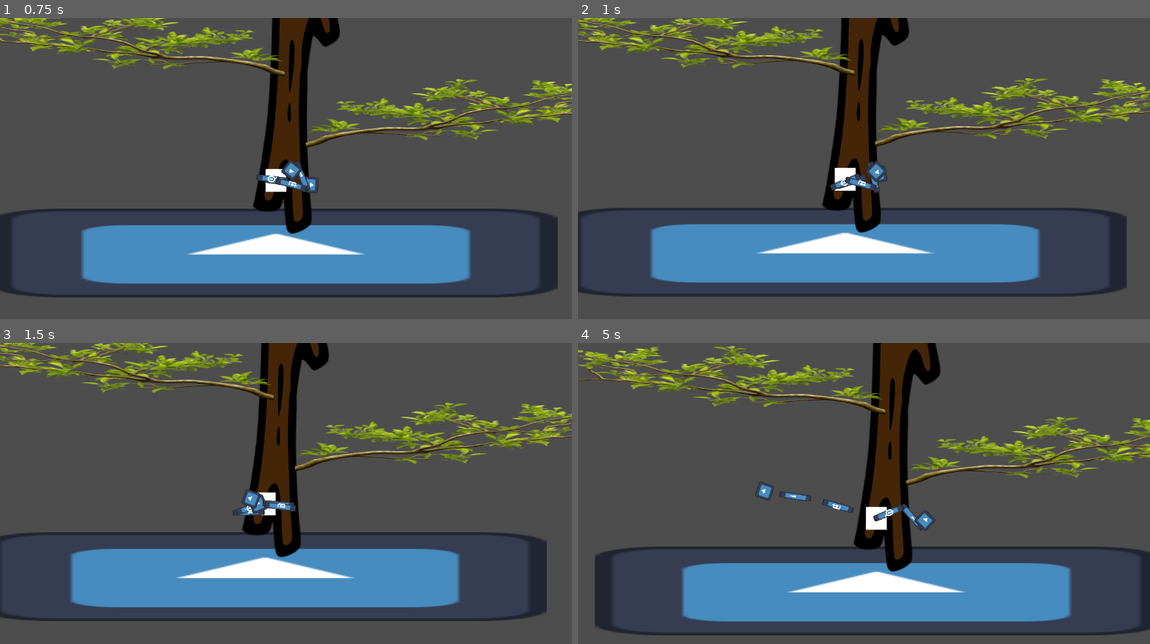
Above: before the commit, frames 1-4 (two rows, left to right).
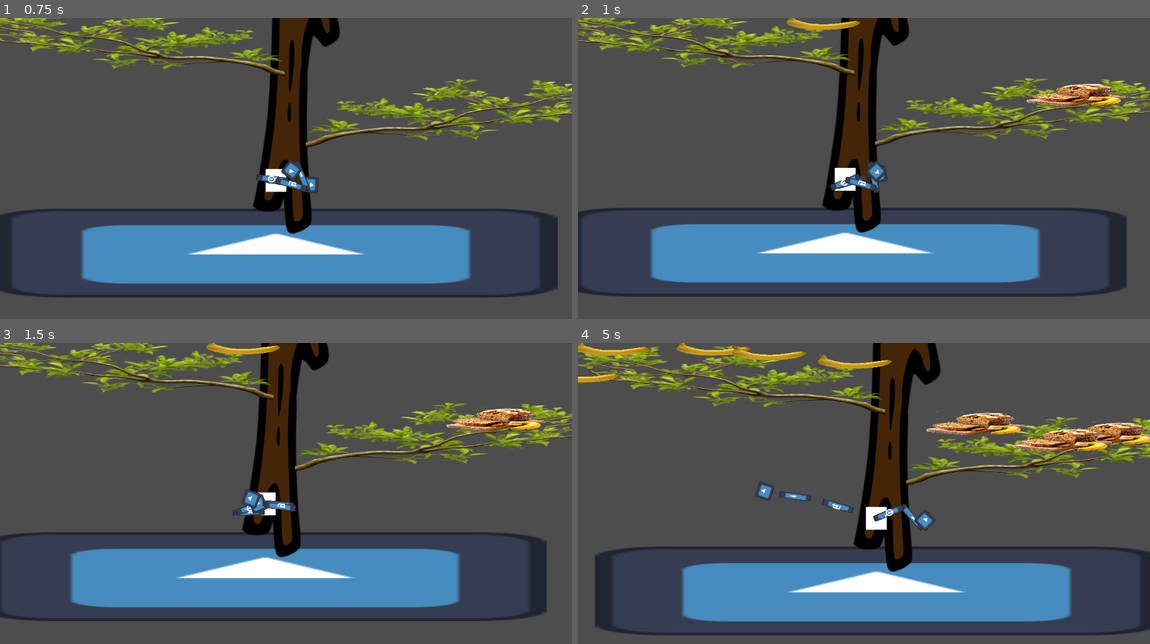
Above: after the commit, the same moments.

Repository: xjalder/banana-bar-bistro
Game: Godot game, scene res://map/map.tscn
Two runs of this game, one before a commit and one after it. Both use one fixed random seed, a clock stepped at 60 frames per second and the inputs below. The engine's default icon, where the game draws it, is replaced by a stand-in: a white triangle on a blue panel in a dark square.
Inputs (mouse positions are in pixels of both pictures, inside the frame that each line leads up to):
- Up to frame 1 (0.75 s): move the mouse to (411, 162) at 0.52 s; hold E (right_arm) from 0.53 s (still down); hold S (crouch) from 0.53 s (still down)
- Up to frame 2 (1 s): keep holding E (right_arm); keep holding S (crouch)
- Up to frame 3 (1.5 s): move the mouse to (171, 520) at 1.27 s; release E (right_arm) at 1.28 s; release S (crouch) at 1.28 s; hold Q (left_arm) from 1.28 s (still down); tap M (spawn_monkey) at 1.35 s
- Up to frame 4 (5 s): move the mouse to (921, 433) at 2.02 s; release Q (left_arm) at 2.03 s; hold S (crouch) 2.03-2.78 s; hold E (right_arm) 2.03-3.53 s; move the mouse to (835, 568) at 2.77 s; tap M (spawn_monkey) at 2.85, 4.35 s; move the mouse to (1035, 550) at 3.52 s; hold S (crouch) 3.53-4.28 s; hold Q (left_arm) from 3.53 s (still down); move the mouse to (692, 454) at 4.27 s

Frame 1 is identical in both runs. In frame 2, 1.1% of the frame differs, in the area x 36-96%, y 0-30%; in frame 3, 1.1%; in frame 4, 3.5%, in the area x 0-100%, y 0-37%.

Commit message:
Implemented fruit spawning

Diff:
--- a/logic/enums.gd
+++ b/logic/enums.gd
@@ -1,3 +1,5 @@
 extends Node
 
 enum ArmType {Left, Right}
+
+enum Growables {None, Banana, Bread, Ice, Milk}
--- a/map/branch.tscn
+++ b/map/branch.tscn
@@ -2,18 +2,25 @@
 
 [ext_resource type="Script" uid="uid://ddy2f7g3os7wd" path="res://player/swingable.gd" id="1_s26d4"]
 [ext_resource type="Texture2D" uid="uid://bk0lceil3gipo" path="res://assets/tree-branch-isolated-on-transparent-background_png.png.png" id="2_oyam4"]
+[ext_resource type="Script" uid="uid://1ga77stsguuq" path="res://map/spawner.gd" id="3_oyam4"]
 
 [sub_resource type="RectangleShape2D" id="RectangleShape2D_1yi38"]
 
-[node name="Area2D" type="Area2D" unique_id=1836666708]
-scale = Vector2(2.92, 0.88)
+[node name="Branch" type="Node2D" unique_id=908753985 node_paths=PackedStringArray("branch_sprite")]
+script = ExtResource("3_oyam4")
+growable = 1
+branch_sprite = NodePath("Swingable/Sprite2D")
+capacity = 10
+regrow_speed = 1
+
+[node name="Swingable" type="Area2D" parent="." unique_id=1836666708]
 collision_layer = 8
 collision_mask = 4
 script = ExtResource("1_s26d4")
 
-[node name="Sprite2D" type="Sprite2D" parent="." unique_id=2066024036]
+[node name="Sprite2D" type="Sprite2D" parent="Swingable" unique_id=2066024036]
 texture = ExtResource("2_oyam4")
 
-[node name="CollisionShape2D" type="CollisionShape2D" parent="." unique_id=291628030]
+[node name="CollisionShape2D" type="CollisionShape2D" parent="Swingable" unique_id=291628030]
 scale = Vector2(20.160002, 9.080001)
 shape = SubResource("RectangleShape2D_1yi38")
--- a/map/map.tscn
+++ b/map/map.tscn
@@ -13,15 +13,15 @@
 z_index = 1
 walkspeed = 40.0
 
-[node name="StaticBody2D" type="StaticBody2D" parent="." unique_id=1716734742]
+[node name="Floor" type="StaticBody2D" parent="." unique_id=1716734742]
 position = Vector2(0, 366)
 scale = Vector2(17.720003, 2.8)
 collision_mask = 0
 
-[node name="Sprite2D" type="Sprite2D" parent="StaticBody2D" unique_id=1011172669]
+[node name="Sprite2D" type="Sprite2D" parent="Floor" unique_id=1011172669]
 texture = ExtResource("2_7lyie")
 
-[node name="CollisionShape2D" type="CollisionShape2D" parent="StaticBody2D" unique_id=1144853885]
+[node name="CollisionShape2D" type="CollisionShape2D" parent="Floor" unique_id=1144853885]
 scale = Vector2(5.640002, 5.880001)
 shape = SubResource("RectangleShape2D_1cmj6")
 
--- /dev/null
+++ b/map/spawner.gd
@@ -0,0 +1,70 @@
+class_name Spawner extends Node2D
+
+@export var growable : Enums.Growables
+@export var branch_sprite : Sprite2D
+@export var capacity : int
+@export var regrow_speed : int
+
+var regrow_timer : Timer
+var texture : Texture
+var num_fruits : int
+var bound_blocks : Array[Rect2]
+var current_block: int = randi_range(0,2)
+
+var growable_textures : Dictionary[Enums.Growables, Texture] = {
+	Enums.Growables.Banana: preload("res://assets/banana hut/banana.png"),
+	Enums.Growables.Bread: preload("res://assets/banana hut/banana_bread.png"),
+	Enums.Growables.Milk: preload("res://assets/banana hut/smoothie.png"),
+	Enums.Growables.Ice: preload("res://assets/banana hut/banana.png")
+}
+
+func _ready() -> void:
+	if growable == Enums.Growables.None:
+		return
+
+	texture = growable_textures.get(growable)
+
+	var full := branch_sprite.get_rect()
+	var margin := 30.0
+	var padded := Rect2(
+		full.position.x + margin,
+		full.position.y + margin,
+		full.size.x - margin * 2,
+		full.size.y - margin * 2
+	)
+
+	var section_w := padded.size.x / 3.0
+	for i in range(3):
+		var block := Rect2(
+			padded.position.x + section_w * i,  # offset each third
+			padded.position.y,
+			section_w,
+			padded.size.y * 0.5
+		)
+		bound_blocks.append(block)
+
+	regrow_timer = Timer.new()
+	regrow_timer.wait_time = regrow_speed
+	regrow_timer.autostart = false
+	regrow_timer.one_shot = false
+	regrow_timer.timeout.connect(_regrow)
+	add_child(regrow_timer)
+
+	regrow_timer.start()
+
+func _regrow() -> void:
+	var box: Rect2 = bound_blocks[current_block]
+	current_block = (current_block + 1) % bound_blocks.size()
+
+	var fruit := Sprite2D.new()
+	fruit.texture = texture
+	fruit.scale *= 0.05
+	fruit.position = Vector2(
+		randf_range(box.position.x, box.position.x + box.size.x),
+		randf_range(box.position.y, box.position.y + box.size.y)
+	)
+	add_child(fruit)
+
+	num_fruits += 1
+	if num_fruits >= capacity:
+		regrow_timer.stop()
--- a/map/tree.tscn
+++ b/map/tree.tscn
@@ -19,18 +19,22 @@
 [node name="Branch6" parent="." unique_id=2126246900 instance=ExtResource("2_g2vli")]
 position = Vector2(1378.3071, -333.5)
 scale = Vector2(5, 0.5)
+growable = 2
 
 [node name="Branch7" parent="." unique_id=1440954605 instance=ExtResource("2_g2vli")]
 position = Vector2(1378.3071, 477.5)
 scale = Vector2(5, 0.5)
+growable = 2
 
 [node name="Branch2" parent="." unique_id=637252882 instance=ExtResource("2_g2vli")]
 position = Vector2(-1330.1455, -267.125)
 scale = Vector2(-5, 0.5)
+growable = 3
 
 [node name="Branch3" parent="." unique_id=1712799913 instance=ExtResource("2_g2vli")]
 position = Vector2(-1326.1013, 32.25)
 scale = Vector2(-5, 0.5)
+growable = 4
 
 [node name="Branch4" parent="." unique_id=395617969 instance=ExtResource("2_g2vli")]
 position = Vector2(-1326.1013, 334.5)
@@ -54,3 +58,6 @@
 position = Vector2(-1431.6161, -150.5)
 rotation = 3.1415927
 scale = Vector2(22.5, -0.5)
+
+[node name="Camera2D" type="Camera2D" parent="." unique_id=528101459]
+zoom = Vector2(0.05, 0.05)
--- a/project.godot
+++ b/project.godot
@@ -47,11 +47,6 @@
 "events": [Object(InputEventKey,"resource_local_to_scene":false,"resource_name":"","device":-1,"window_id":0,"alt_press …(192 unchanged characters)…
 ]
 }
-jump={
-"deadzone": 0.2,
-"events": [Object(InputEventKey,"resource_local_to_scene":false,"resource_name":"","device":-1,"window_id":0,"alt_pressed":false,"shift_pressed":false,"ctrl_pressed":false,"meta_pressed":false,"pressed":false,"keycode":0,"physical_keycode":32,"key_label":0,"unicode":32,"location":0,"echo":false,"script":null)
-]
-}
 spawn_monkey={
 "deadzone": 0.2,
 "events": [Object(InputEventKey,"resource_local_to_scene":false,"resource_name":"","device":-1,"window_id":0,"alt_press …(192 unchanged characters)…
Not shown, added: map/spawner.gd.uid
